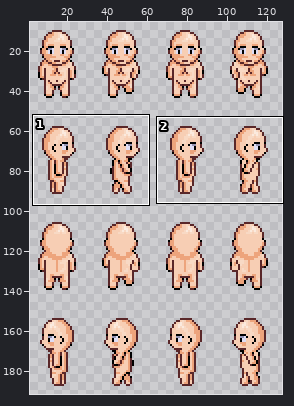
Sprite sheet, stored at client/static/assets/basic-walk.png. Above: a wide view before the commit, with the close-up outlined.
Close-up. Old version:
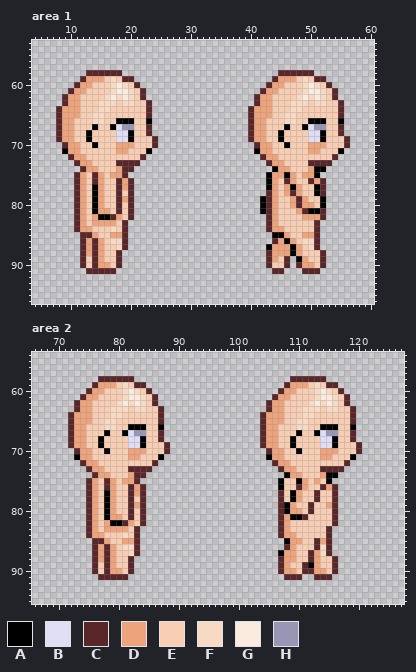
The file is 128x192 pixels. Shown: area 1: x 4..60, y 53..96; area 2: x 66..127, y 54..95. The wide view leaves out empty margins.
Palette (. is transparent): A #000000  B #dfdef5  C #592729  D #eda47c  E #f7ceb4  F #f8d9c4  G #fbeade  H #9796b5
Pixels before, area 1 (only the part around the change), first column x 4:
53 .........................................................
54 .........................................................
55 .........................................................
56 .........................................................
57 .........................................................
58 .........CCCCCC..........................CCCCCC..........
59 ........CDDDEFECC.......................CDDDEFECC........
60 .......CDDEEEFGFEC.....................CDDEEEFGFEC.......
61 ......CDDEEEEFGGFEC...................CDDEEEEFGGFEC......
62 .....CDDEEEEFGFGFEC..................CDDEEEEFGFGFEC......
63 .....CDDEEEFFFEFFEEC.................CDDEEEFFFEFFEEC.....
64 ....CDDDEEEFFEEEEEEC................CDDDEEEFFEEEEEEC.....
65 ....CDDDEEFFEEEEEEEC................CDDDEEFFEEEEEEEC.....
66 ....CDDEEEFFEEAAAEEA................CDDEEEFFEEAAAEEA.....
67 ....CDDEEEAEEABHHEEC................CDDEEEAEEABHHEEC.....
68 ....CDDEEAEEEEBBAEEC................CDDEEAEEEEBBAEEC.....
69 ....CDDEEAEEEEBBAEEEC...............CDDEEAEEEEBBAEEEC....
70 .....CDDEEAEEEDDDEEEC................CDDEEAEEEDDDEEEC....
71 .....ADDEEEEEEDDEEEA.................ADDEEEEEEDDEEEA.....
72 ......CDDEEEEEEEEEC...................CDDEEEEEEEEEC......
73 .......CDDEEEECCCC.....................CDDEEEECCCC.......
74 ........CDDEEEDCC.......................ADDEEEDAA........
75 .......CDECDEDDC.......................ADDADEDDA.........
76 .......CDECDEECDC......................ADECDEECDC........
77 .......CDEADEECDC......................ADEDADEEAC........
78 .......CDEADEECEC......................CDEDCDEEAC........
79 .......CDEADEECDC.....................ACDEEDCDEEA........
80 .......CDEADEECEC.....................ACDEEDCDDEA........
81 .......CDEADDECEC.....................ACDEEEDCAAC........
82 .......CDEDAACDEC......................CDEEEEDDDC........
83 .......CDEDDDDEC.......................CDEEEEEEC.........
84 .......CDDEEEFEC.......................CDDEEEEEC.........
85 ........CCDEEDDC........................AADEEDDC.........
86 ........CDCDEFFC........................CDADEFFC.........
87 ........CDCDEEFC.......................ADDDADEFC.........
88 ........CDCDEEC........................CDDDADEEEC........
89 ........CECDEEC........................CDEC.ADEEC........
90 ........CECDDEC........................CEEC.CDDEC........
91 .........CCCCC..........................CC...CCC.........
92 .........................................................
93 .........................................................
94 .........................................................
95 .........................................................
96 .........................................................
Pixels before, area 2 (only the part around the change), first column x 66:
54 ..............................................................
55 ..............................................................
56 ..............................................................
57 ..............................................................
58 ...........CCCCCC..........................CCCCCC.............
59 ..........CDDDEFECC.......................CDDDEFECC...........
60 .........CDDEEEFGFEC.....................CDDEEEFGFEC..........
61 ........CDDEEEEFGGFEC...................CDDEEEEFGGFEC.........
62 .......CDDEEEEFGFGFEC..................CDDEEEEFGFGFEC.........
63 .......CDDEEEFFFEFFEEC.................CDDEEEFFFEFFEEC........
64 ......CDDDEEEFFEEEEEEC................CDDDEEEFFEEEEEEC........
65 ......CDDDEEFFEEEEEEEC................CDDDEEFFEEEEEEEC........
66 ......CDDEEEFFEEAAAEEA................CDDEEEFFEEAAAEEA........
67 ......CDDEEEAEEABHHEEC................CDDEEEAEEABHHEEC........
68 ......CDDEEAEEEEBBAEEC................CDDEEAEEEEBBAEEC........
69 ......CDDEEAEEEEBBAEEEC...............CDDEEAEEEEBBAEEEC.......
70 .......CDDEEAEEEDDDEEEC................CDDEEAEEEDDDEEEC.......
71 .......ADDEEEEEEDDEEEA.................ADDEEEEEEDDEEEA........
72 ........CDDEEEEEEEEEC...................CDDEEEEEEEEEC.........
73 .........CDDEEEECCCC.....................CDDEEEECCCC..........
74 ..........CDDEEEDCC.......................ADDEEEDAA...........
75 .........CDECDEDDC.......................AEEADEDEA............
76 .........CDECDEECDC......................AEECDEECDC...........
77 .........CDEADEECDC......................CEADEECEEC...........
78 .........CDEADEECEC......................CEADEECEEC...........
79 .........CDEADEECDC......................CADEECEEDC...........
80 .........CDEADEECEC......................CADDECEEEC...........
81 .........CDEADDECEC......................CDAACEEEEC...........
82 .........CDEDAACDEC......................CDEEEEEEEC...........
83 .........CDEDDDDEC.......................CDEEEEEEC............
84 .........CDDEEEFEC.......................CDDEEEEEC............
85 ..........CCDEEDDC........................ADDEECDC............
86 ..........CDCDEFFC........................CDEEECFC............
87 ..........CDCDEEFC.......................ADDEECDFC............
88 ..........CDCDEEC........................CDDEECDEEC...........
89 ..........CECDEEC........................CDEECADEEC...........
90 ..........CECDDEC........................CDDECCDDEC...........
91 ...........CCCCC..........................CCC..CCC............
92 ..............................................................
93 ..............................................................
94 ..............................................................
95 ..............................................................
After the commit:
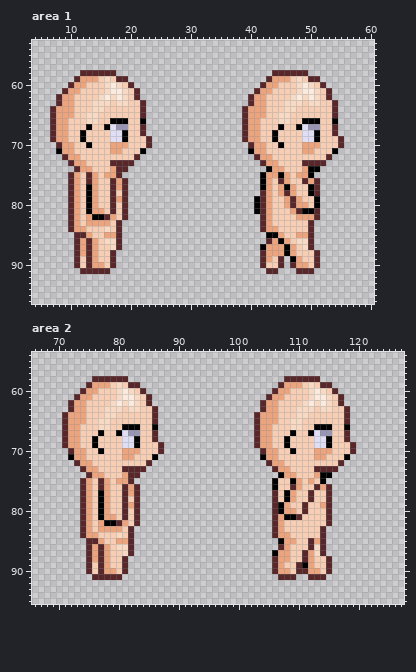
What changed:
Changed rows in their new state; - is an unchanged pixel.
Area 1:
first column x 7:
58 -----C-----.-------------------------C-----.------
59 ----CD--EFEC-.----------------------CD--EFEC-.----
60 ---CD-E--FGFEC.--------------------CD-E--FGFEC.---
61 --CD-E---FG-FEC.------------------CD-E---FG-FEC.--
62 -CD-E---FGFGFEC.-----------------CD-E---FGFGFEC.--
63 -CD-E--F--EF-E-C.----------------CD-E--F--EF-E-C.-
64 CD--E--F-E-----C.---------------CD--E--F-E-----C.-
65 CD--E-F-E------C.---------------CD--E-F-E------C.-
66 CD-E--F-E-A--E-A.---------------CD-E--F-E-A--E-A.-
67 CD-E--AE-ABH-E-C.---------------CD-E--AE-ABH-E-C.-
68 CD-E-AE---B-AE-C.---------------CD-E-AE---B-AE-C.-
69 CD-E-AE---B-AE--C.--------------CD-E-AE---B-AE--C.
70 -CD-E-AE--D--E--C.---------------CD-E-AE--D--E--C.
71 -AD-E-----D-E--A.----------------AD-E-----D-E--A.-
72 --CD-E--------C.------------------CD-E--------C.--
73 ---CD-E---C---.--------------------CD-E---C---.---
74 ----CD-E--DC-.----------------------AD-E--DA-.----
75 ---CDECDED-C.----------------------AD-ADED-A.-----
76 ---CDECDE-CDC.---------------------ADECDE-CDC.----
77 ---CDEADE-CDC.---------------------ADEDADE-AC.----
78 ---CDEADE-CEC.---------------------CDEDCDE-AC.----
79 ---CDEADE-CDC.--------------------ACDE-DCDE-A.----
80 ---CDEADE-CEC.--------------------ACDE-DCD-EA.----
81 ---CDEAD-ECEC.--------------------ACDE--DCA-C.----
82 ---CDEDA-CDEC.---------------------CDE---D--C.----
83 ---CDED---EC.----------------------CDE-----C.-----
84 ---CD-E--FEC.----------------------CD-E----C.-----
85 ----C-DE-D-C.-----------------------A-DE-D-C.-----
86 ----CDCDEF-C.-----------------------CDADEF-C.-----
87 ----CDCDE-FC.----------------------AD--ADEFC.-----
88 ----CDCDE-C.-----------------------CD--ADE--C.----
89 ----CECDE-C.-----------------------CDEC.ADE-C.----
90 ----CECD-EC.-----------------------CE-C.CD-EC.----
91 -----C----.-------------------------C-.--C--.-----
Area 2:
first column x 71:
58 -----C-----.-------------------------C-----.------
59 ----CD--EFEC-.----------------------CD--EFEC-.----
60 ---CD-E--FGFEC.--------------------CD-E--FGFEC.---
61 --CD-E---FG-FEC.------------------CD-E---FG-FEC.--
62 -CD-E---FGFGFEC.-----------------CD-E---FGFGFEC.--
63 -CD-E--F--EF-E-C.----------------CD-E--F--EF-E-C.-
64 CD--E--F-E-----C.---------------CD--E--F-E-----C.-
65 CD--E-F-E------C.---------------CD--E-F-E------C.-
66 CD-E--F-E-A--E-A.---------------CD-E--F-E-A--E-A.-
67 CD-E--AE-ABH-E-C.---------------CD-E--AE-ABH-E-C.-
68 CD-E-AE---B-AE-C.---------------CD-E-AE---B-AE-C.-
69 CD-E-AE---B-AE--C.--------------CD-E-AE---B-AE--C.
70 -CD-E-AE--D--E--C.---------------CD-E-AE--D--E--C.
71 -AD-E-----D-E--A.----------------AD-E-----D-E--A.-
72 --CD-E--------C.------------------CD-E--------C.--
73 ---CD-E---C---.--------------------CD-E---C---.---
74 ----CD-E--DC-.----------------------AD-E--DA-.----
75 ---CDECDED-C.----------------------AE-ADEDEA.-----
76 ---CDECDE-CDC.---------------------AE-CDE-CDC.----
77 ---CDEADE-CDC.---------------------CEADE-CE-C.----
78 ---CDEADE-CEC.---------------------CEADE-CE-C.----
79 ---CDEADE-CDC.---------------------CADE-CE-DC.----
80 ---CDEADE-CEC.---------------------CAD-ECE--C.----
81 ---CDEAD-ECEC.---------------------CDA-CE---C.----
82 ---CDEDA-CDEC.---------------------CDE------C.----
83 ---CDED---EC.----------------------CDE-----C.-----
84 ---CD-E--FEC.----------------------CD-E----C.-----
85 ----C-DE-D-C.-----------------------AD-E-CDC.-----
86 ----CDCDEF-C.-----------------------CDE--CFC.-----
87 ----CDCDE-FC.----------------------AD-E-CDFC.-----
88 ----CDCDE-C.-----------------------CD-E-CDE-C.----
89 ----CECDE-C.-----------------------CDE-CADE-C.----
90 ----CECD-EC.-----------------------CD-EC-D-EC.----
91 -----C----.-------------------------C--.-C--.-----
